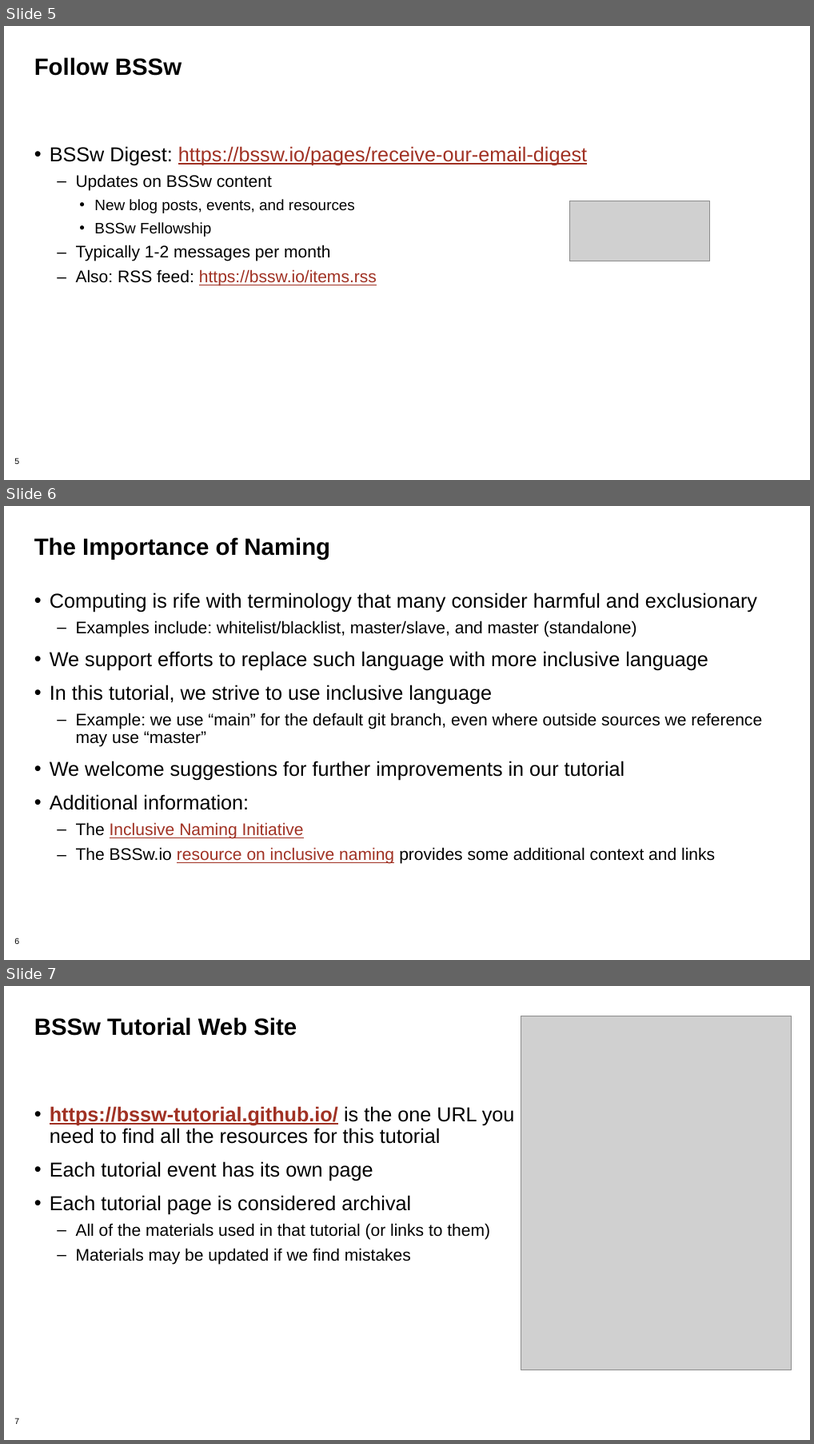
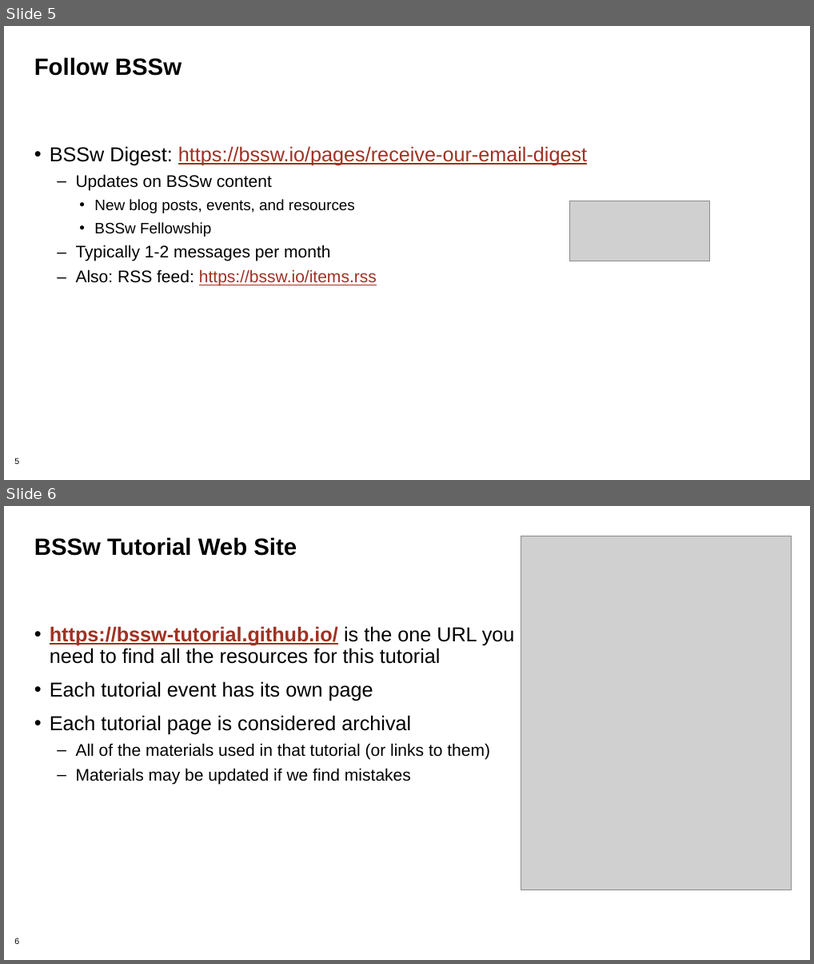
Before and after one commit to bssw-tutorial/presentations, a slide deck: intro.pptx. Shown one above the other, each under a label of ours: slides 5, 6 and 7 before the commit, slides 5 and 6 after it. The pictures are 814x1444 and 814x964 pixels, drawn with LibreOffice and Linux fonts; fonts in the diff are those of the drawing; grey boxes stand for pictures. Boxes give left, top, right and bottom in pixels: in the first picture for what was removed or moved away, otherwise in the second. Text is boxed around its words. In the diff, an @@ line names an element or a change of style, - is before the commit and + after.

```diff
--- a/intro.pptx
+++ b/intro.pptx
@@ slide 6 removed at bbox=[4, 506, 810, 960], background #FFFFFF; not listed: 1 template element that a slide beside it also shows @@
@@ title removed at bbox=[34, 537, 330, 560] @@
-The Importance of Naming
@@ text removed at bbox=[50, 592, 762, 864] @@
-• Computing is rife with terminology that many consider harmful and exclusionary
-  – Examples include: whitelist/blacklist, master/slave, and master (standalone)
-• We support efforts to replace such language with more inclusive language
-• In this tutorial, we strive to use inclusive language
-  – Example: we use “main” for the default git branch, even where outside sources we reference may use “master”
-• We welcome suggestions for further improvements in our tutorial
-• Additional information:
-  – The Inclusive Naming Initiative
-  – The BSSw.io resource on inclusive naming provides some additional context and links
@@ what was slide 7 is now slide 6 @@
@@ page number at bbox=[14, 937, 19, 944]: text changed @@
-7
+6
```
Also in this commit, not shown: 1 other file.
